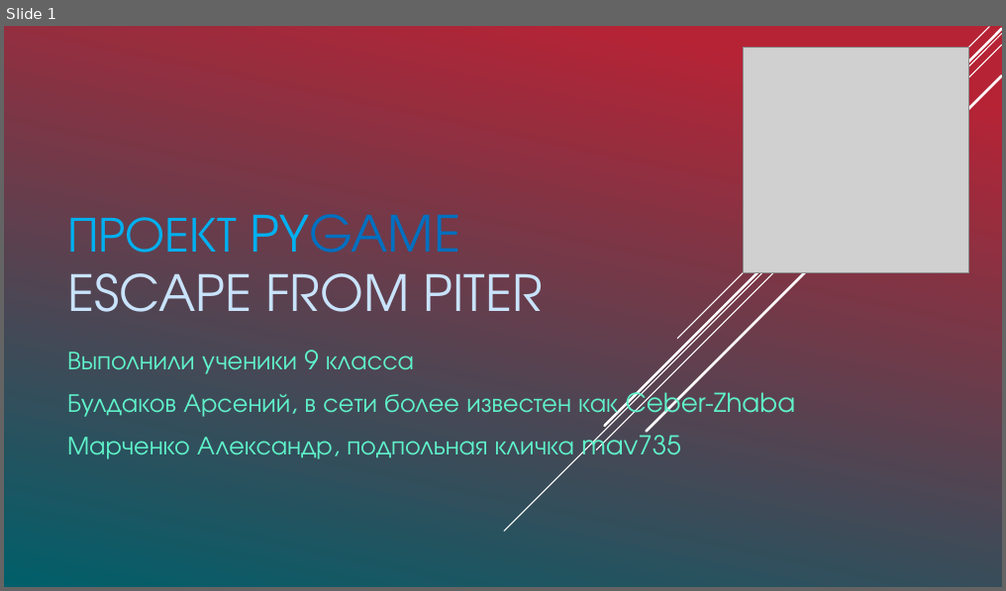
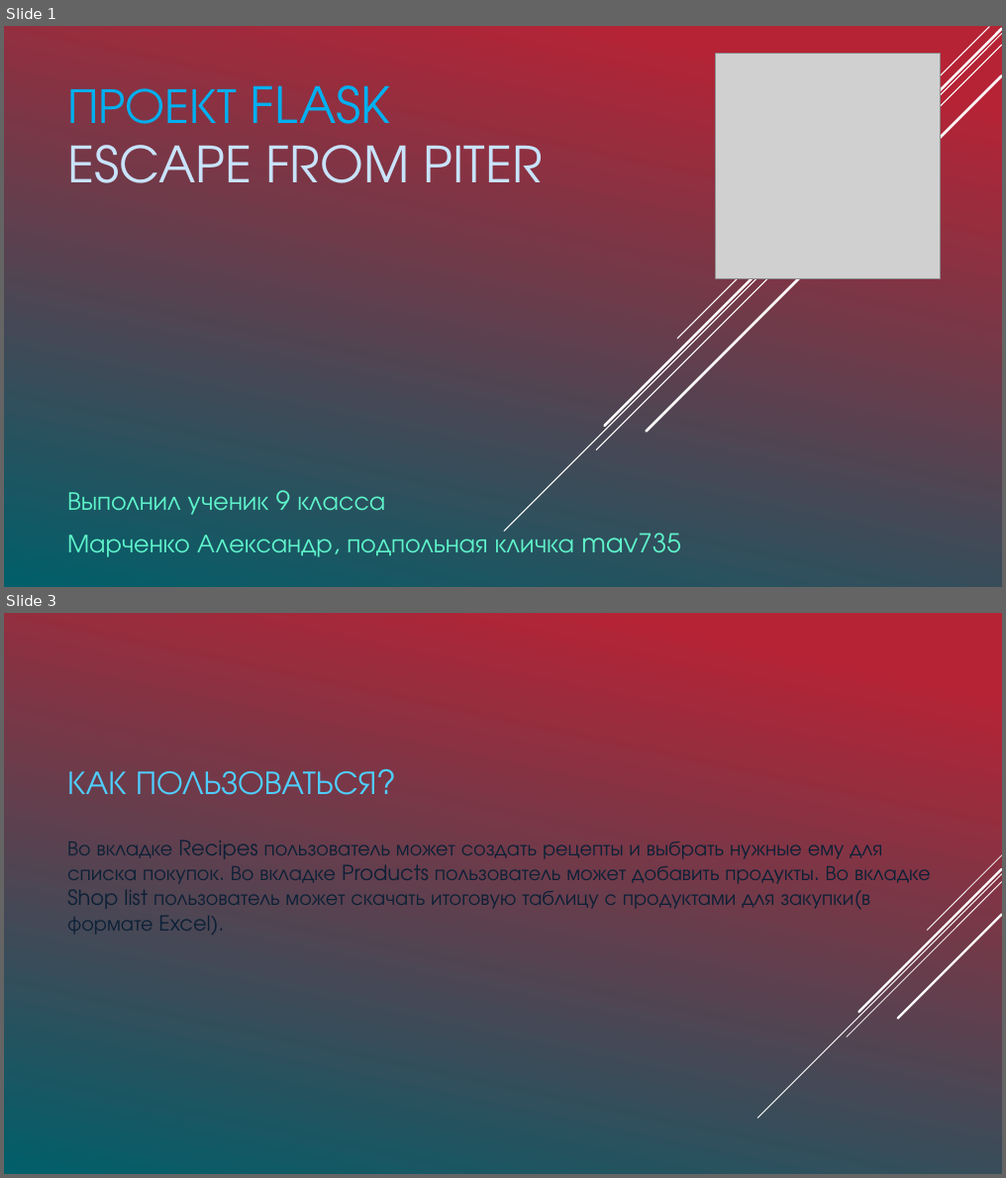
Before and after one commit to mav735/FlaskProject, a slide deck: Проект.pptx. Shown one above the other, each under a label of ours: slide 1 before the commit, slides 1 and 3 after it; the slides between them are not shown. The pictures are 1006x591 and 1006x1178 pixels, drawn with LibreOffice and Linux fonts; fonts in the diff are those of the drawing; grey boxes stand for pictures. Boxes give left, top, right and bottom in pixels: in the first picture for what was removed or moved away, otherwise in the second. Text is boxed around its words. In the diff, an @@ line names an element or a change of style, - is before the commit and + after.

```diff
--- a/Проект.pptx
+++ b/Проект.pptx
@@ slide 3 added at [4,613,1002,1174], background gradient #B62436 to #00606A @@
@@ title added at [67,771,376,795], 32 pt, text #4FCEFF @@
+КАК ПОЛЬЗОВАТЬСЯ?
@@ text added at [67,840,931,935], 20 pt, text #0C2036 @@
+Во вкладке Recipes пользователь может создать рецепты и выбрать нужные ему для списка покупок. Во вкладке Products пользователь может добавить продукты. Во вкладке Shop list пользователь может скачать итоговую таблицу с продуктами для закупки(в формате Excel).
@@ group added at [757,856,1002,1118]: 5 lines @@
@@ slide 1 changed as well @@
@@ picture: place and size @@
-picture at [743,48,968,274]
+picture at [715,54,941,279]
@@ title at [67,85,542,183]: text changed @@
-ПРОЕКТ PYGAME
-ESCAPE FROM PITER
+ПРОЕКТ FLASK
+ESCAPE FROM PITER
@@ subtitle "Выполнил ученик 9 класса": place and size @@
-subtitle "Выполнил ученик 9 класса" at [67,350,796,462]
+subtitle "Выполнил ученик 9 класса" at [67,490,681,558]
@@ subtitle at [67,490,385,515]: text changed @@
-Выполнили ученики 9 класса
-Булдаков Арсений, в сети более известен как Ceber-Zhaba
+Выполнил ученик 9 класса
```
Also in this commit, not shown: 1 other slide changed, 1 other slide added, 7 slides removed.
